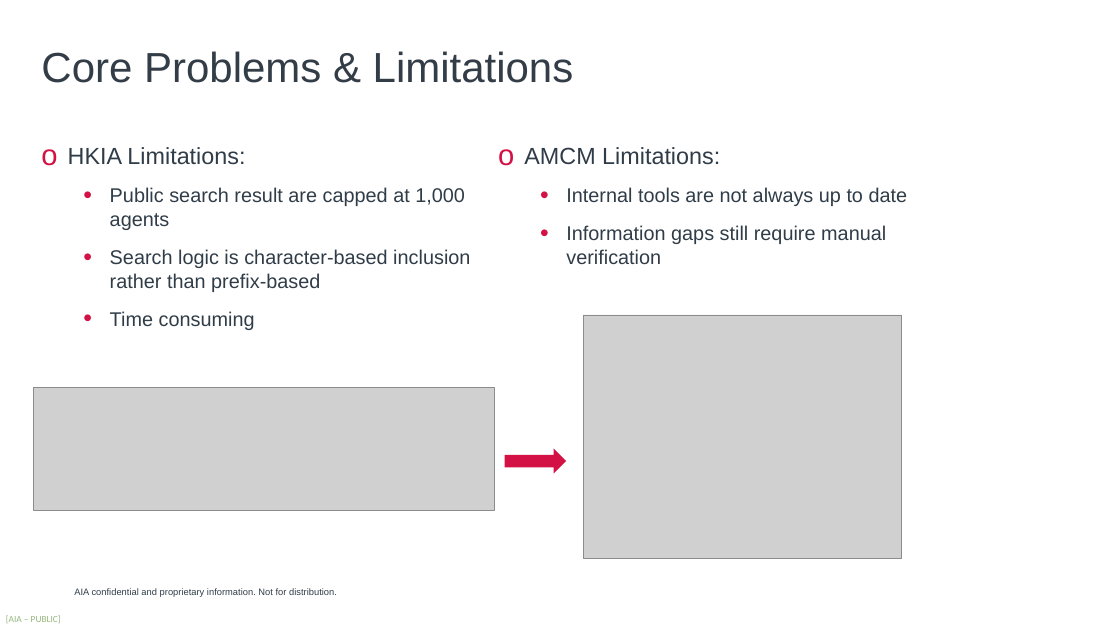
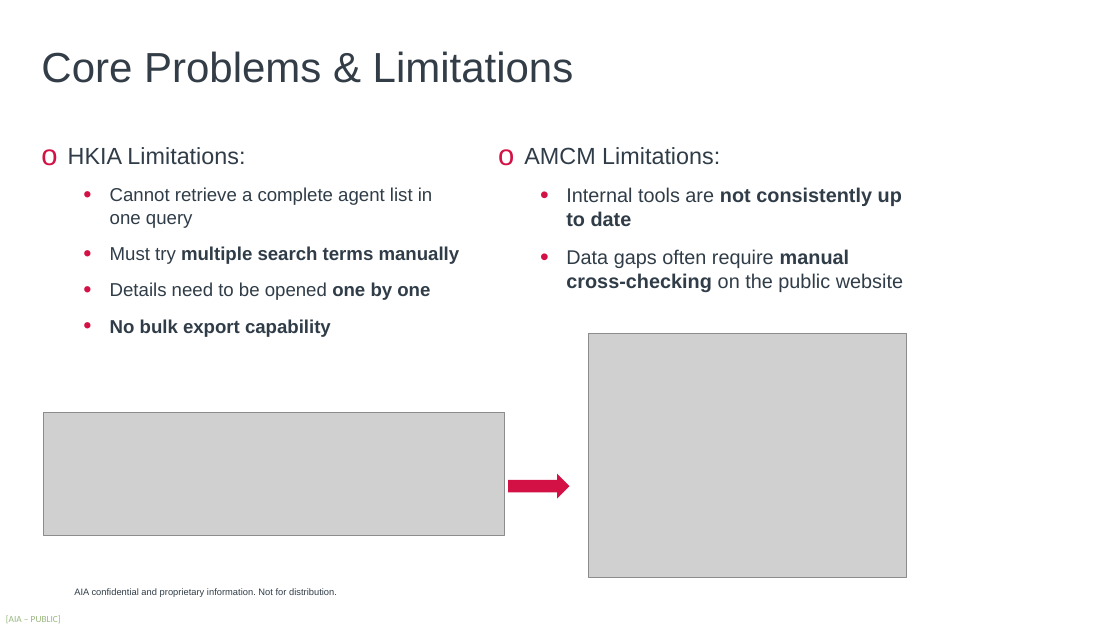
Before and after one commit to harrysokool/AIA-work, a slide deck: slide 3 of powerpoint/fetch_agent-draft.pptx. Drawn at 1120x630 pixels with LibreOffice and Linux fonts; fonts in the diff are those of the drawing; grey boxes stand for pictures; background and template pictures are left out. Boxes give left, top, right and bottom in pixels: in the first picture for what was removed or moved away, otherwise in the second. Text is boxed around its words. In the diff, an @@ line names an element or a change of style, - is before the commit and + after.

Commit message:
improved ppt slides

```diff
--- a/powerpoint/fetch_agent-draft.pptx
+++ b/powerpoint/fetch_agent-draft.pptx
@@ text at (110, 187, 460, 337): text changed; size 17 to 16 pt @@
-  • Public search result are capped at 1,000 agents
-  • Search logic is character-based inclusion rather than prefix-based
-  • Time consuming
+  • Cannot retrieve a complete agent list in one query
+  • Must try multiple search terms manually
+  • Details need to be opened one by one
+  • No bulk export capability
@@ text at (566, 187, 903, 292): text changed @@
-  • Internal tools are not always up to date
-  • Information gaps still require manual verification
+  • Internal tools are not consistently up to date
+  • Data gaps often require manual cross‑checking on the public website
@@ picture: place and size @@
-picture at (584, 315, 902, 559)
+picture at (588, 334, 907, 577)
@@ picture: place and size @@
-picture at (33, 387, 494, 510)
+picture at (43, 413, 504, 535)
@@ right arrow: place and size @@
-right arrow at (505, 449, 566, 474)
+right arrow at (508, 474, 570, 499)
```
Also in this commit, not shown: 5 other slides changed, 3 slides added, 1 other file.
